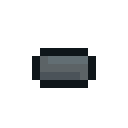
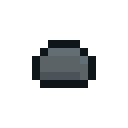
Before/after of a 128×128 layered artwork. What changed in the layer stack:
renamed "Background" to "Sprite.psd", painted on it over [48, 40, 80, 64]
